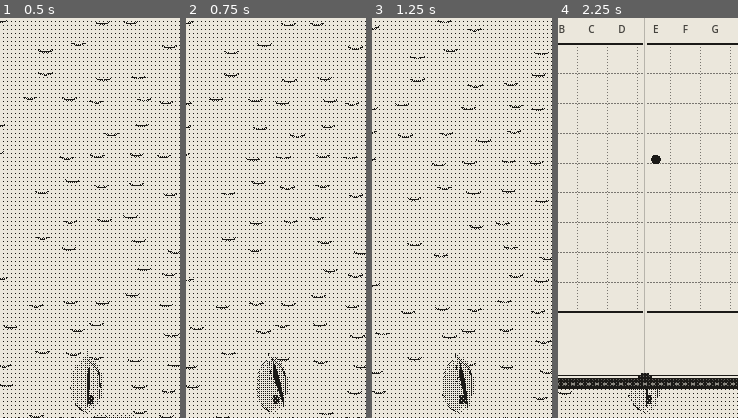
Above: before the commit, frames 1-4 (left to right).
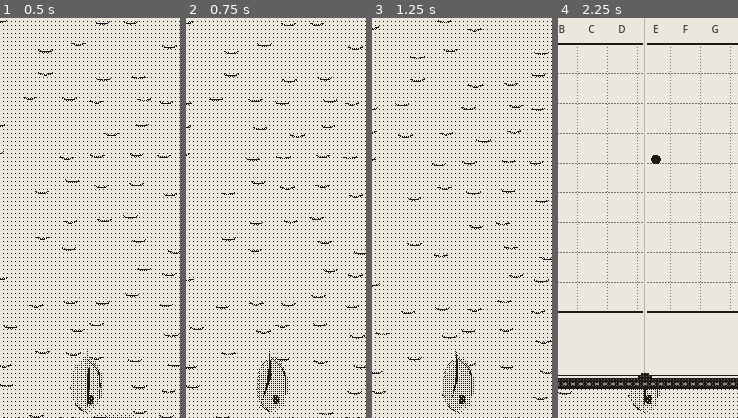
Above: after the commit, the same moments.

Repository: EnricoLabarile/Sail
Game: Godot game, scene res://Assets/Scenes/Overworld.tscn
The game is run twice, just before and just after one commit, with the same random seed, the same clock (stepped at 60 frames per second) and the same inputs.
Inputs (mouse positions are % of the whole screen's width and height, from its top left):
- Up to frame 1 (0.5 s): no input
- Up to frame 2 (0.75 s): tap Enter (ui_accept) at 0.5 s; drag from (50, 83) to (60, 28) at 0.52 s
- Up to frame 3 (1.25 s): no input
- Up to frame 4 (2.25 s): drag from (13, 90) to (45, 70) at 1.27 s; move the mouse to (60, 28) at 2.02 s; hold Right (ui_right) from 2.03 s (still down)
The pictures show only the part of the screen within x 26-76%, y 4-54%; the shares and areas given below are measured in that part.

Frame 1 is identical in both runs. In frame 2, 0.3% of the frame differs, in the area x 40-55%, y 83-98%; in frame 3, 0.2%; in frame 4, less than 0.1%.

Commit message:
Boom swings to leeward (the sign was reversed)
Co-Authored-By: Claude Opus 5.5 <noreply@anthropic.com>
Claude-Session: https://claude.ai/code/session_0154zeqDuhZHz7ZXLE21BuMs

Diff:
--- a/Assets/Boat/boat.gd
+++ b/Assets/Boat/boat.gd
@@ -64,7 +64,10 @@
 	# the look: heel away from the wind, the boom out to leeward, a gentle bob
 	var side := signf(global_transform.basis.x.dot(wind_from))   # + = wind from starboard
 	model.rotation.z = lerpf(model.rotation.z, side * deg_to_rad(heel_max_deg) * drive, dt * 2.0)
-	var boom := side * deg_to_rad(clampf(off * 0.5, 8.0, 80.0))
+	# The boom swings out to leeward, the side away from the wind: wind from starboard (side = +1)
+	# puts the sail out to port. A positive rotation.y turns the rig anticlockwise seen from above,
+	# which swings the boom (behind the mast) over to starboard: so the sign is the opposite of `side`.
+	var boom := -side * deg_to_rad(clampf(off * 0.5, 8.0, 80.0))
 	rig.rotation.y = lerpf(rig.rotation.y, boom if drive > 0.0 else 0.0, dt * 2.0)
 	model.position.y = sin(Time.get_ticks_msec() * 0.0013) * 0.04
 
